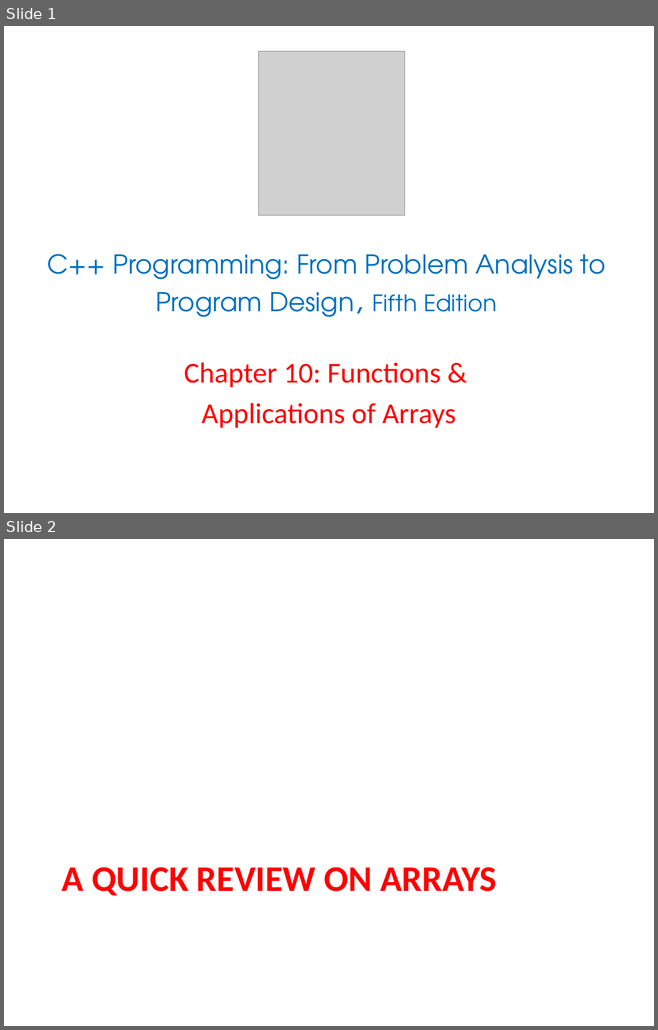
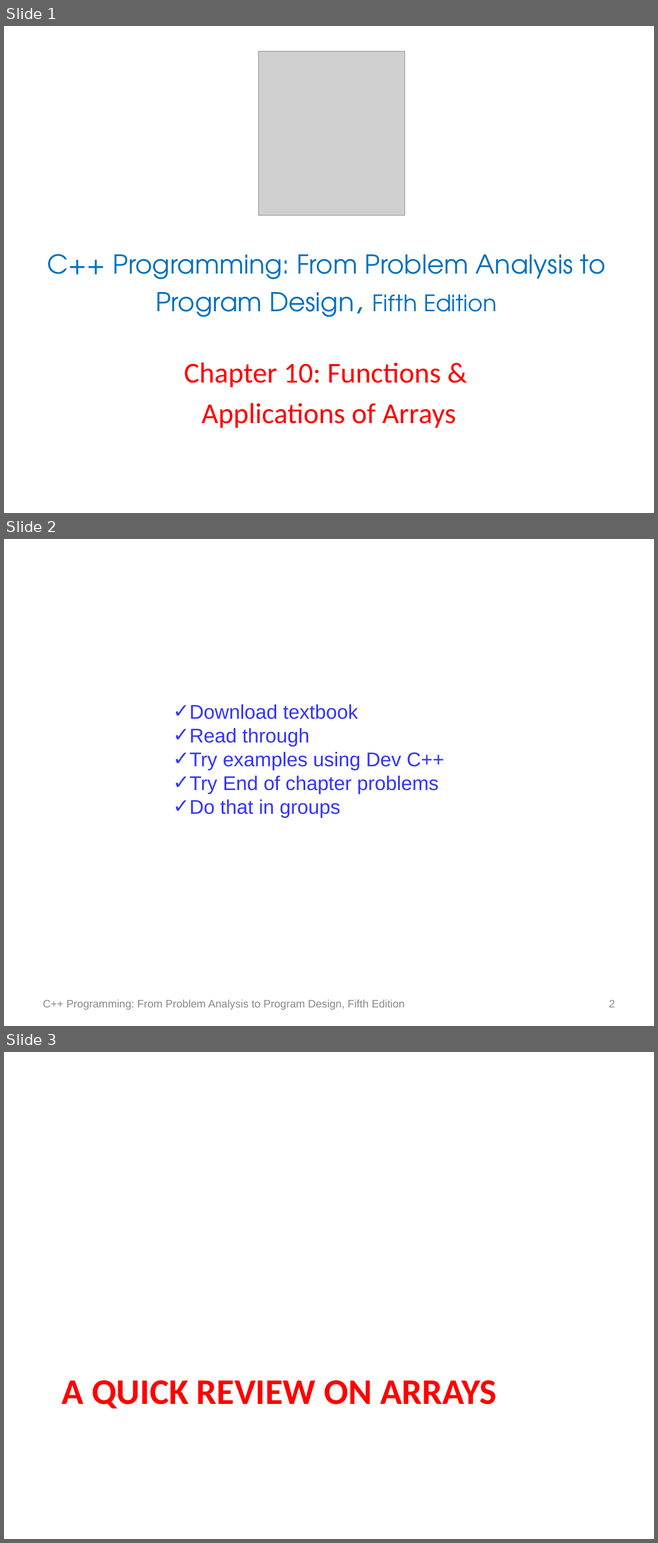
Before and after one commit to Emadalsuwat/emadalsuwat.github.io, a slide deck: Programming2/CH10.pptx. Shown one above the other, each under a label of ours: slides 1 and 2 before the commit, slides 1, 2 and 3 after it. The pictures are 658x1030 and 658x1543 pixels, drawn with LibreOffice and Linux fonts; fonts in the diff are those of the drawing; grey boxes stand for pictures. Boxes give left, top, right and bottom in pixels: in the first picture for what was removed or moved away, otherwise in the second. Text is boxed around its words. In the diff, an @@ line names an element or a change of style, - is before the commit and + after.

```diff
--- a/Programming2/CH10.pptx
+++ b/Programming2/CH10.pptx
@@ slide 2 added at [4, 539, 654, 1026], background #FFFFFF @@
@@ text added at [190, 704, 444, 818], 22 pt, text #3333FF @@
+✓ Download textbook
+✓ Read through
+✓ Try examples using Dev C++
+✓ Try End of chapter problems
+✓ Do that in groups
@@ text added at [43, 1000, 405, 1010], 12 pt, text #898989 @@
+C++ Programming: From Problem Analysis to Program Design, Fifth Edition
@@ page number added at [608, 1000, 614, 1008], 12 pt, text #8C8C8C @@
+2
@@ what was slide 2 is now slide 3 @@
```
Also in this commit, not shown: 5 other files.
